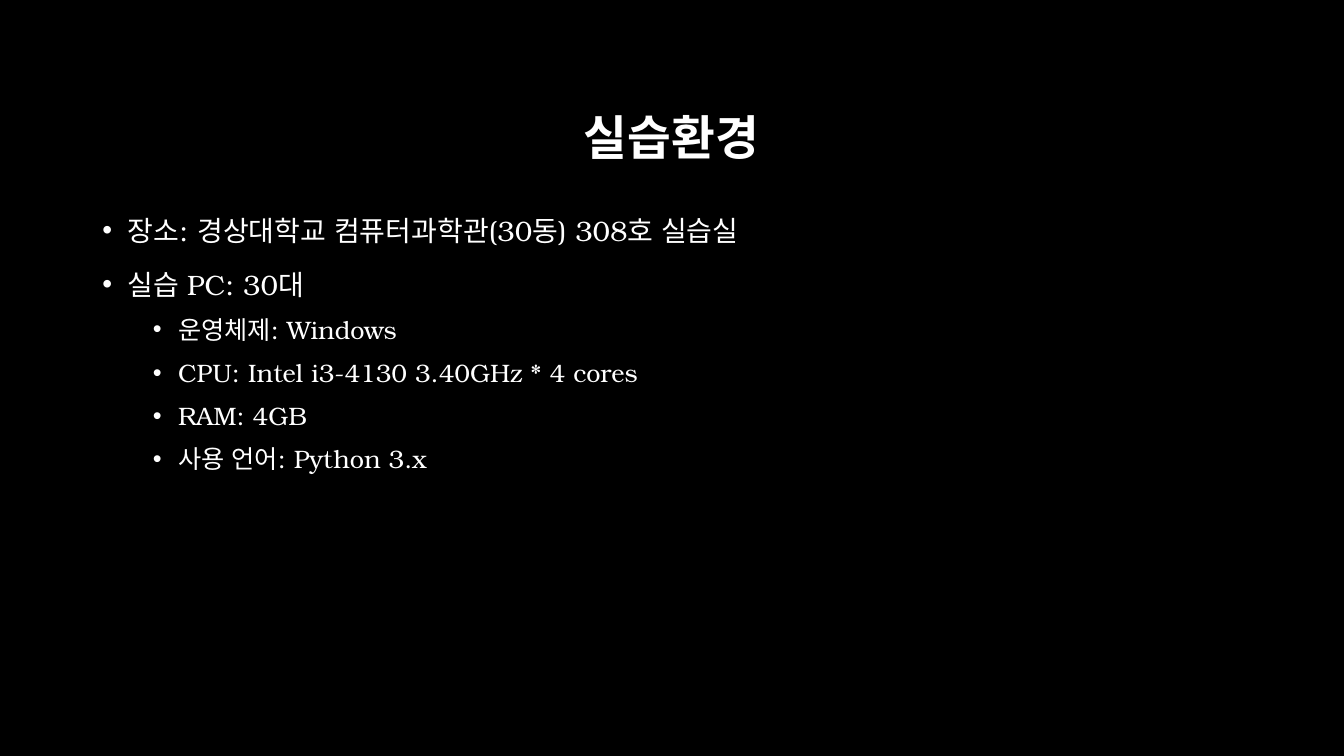
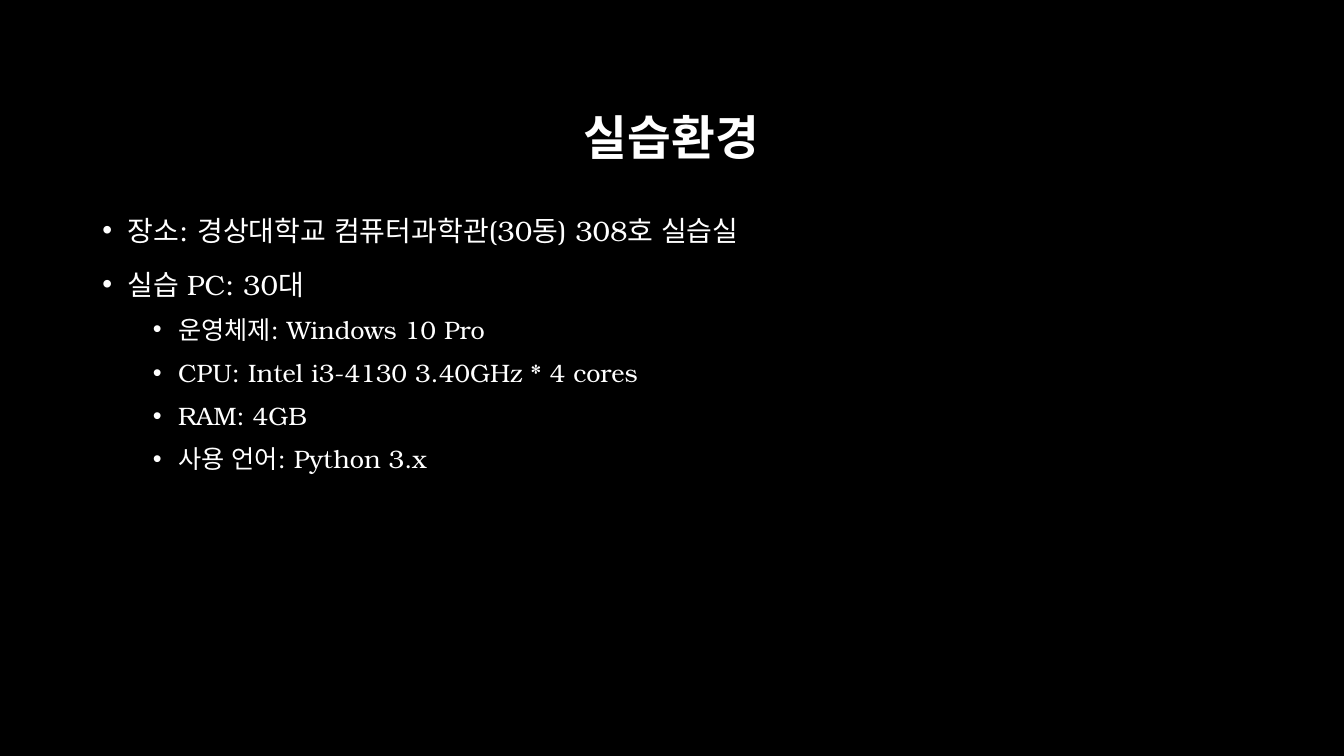
Before and after one commit to across0406/2017-GNU-Science-Camp-of-Computer-Science, a slide deck: slide 3 of ppt/2. 실습환경 및 Python 기초.pptx. Drawn at 1344x756 pixels with LibreOffice and Linux fonts; fonts in the diff are those of the drawing; background and template pictures are left out. Boxes give left, top, right and bottom in pixels: in the first picture for what was removed or moved away, otherwise in the second. Text is boxed around its words. In the diff, an @@ line names an element or a change of style, - is before the commit and + after.

```diff
--- a/ppt/2. 실습환경 및 Python 기초.pptx
+++ b/ppt/2. 실습환경 및 Python 기초.pptx
@@ text at (178, 318, 485, 341): text changed @@
-  • 운영체제: Windows
+  • 운영체제: Windows 10 Pro
```
Also in this commit, not shown: 4 other slides changed, 4 slides added, 5 other files.
